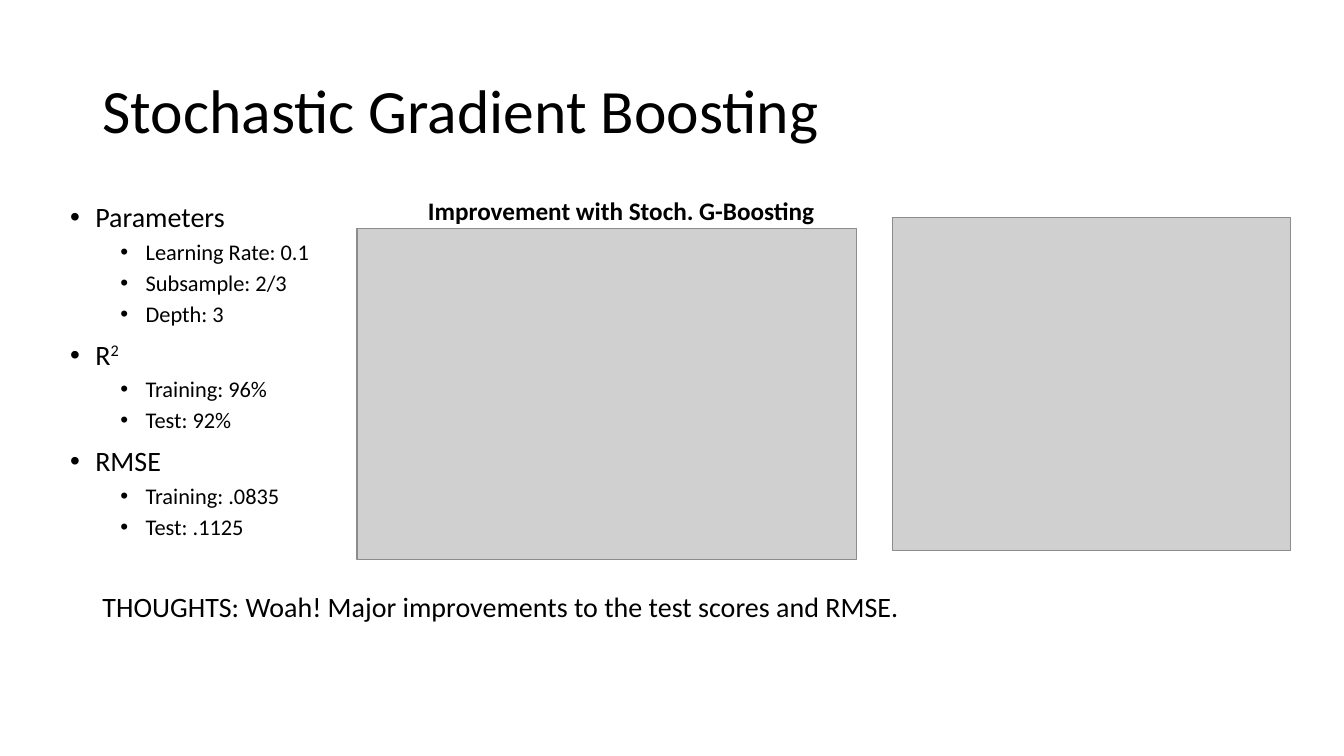
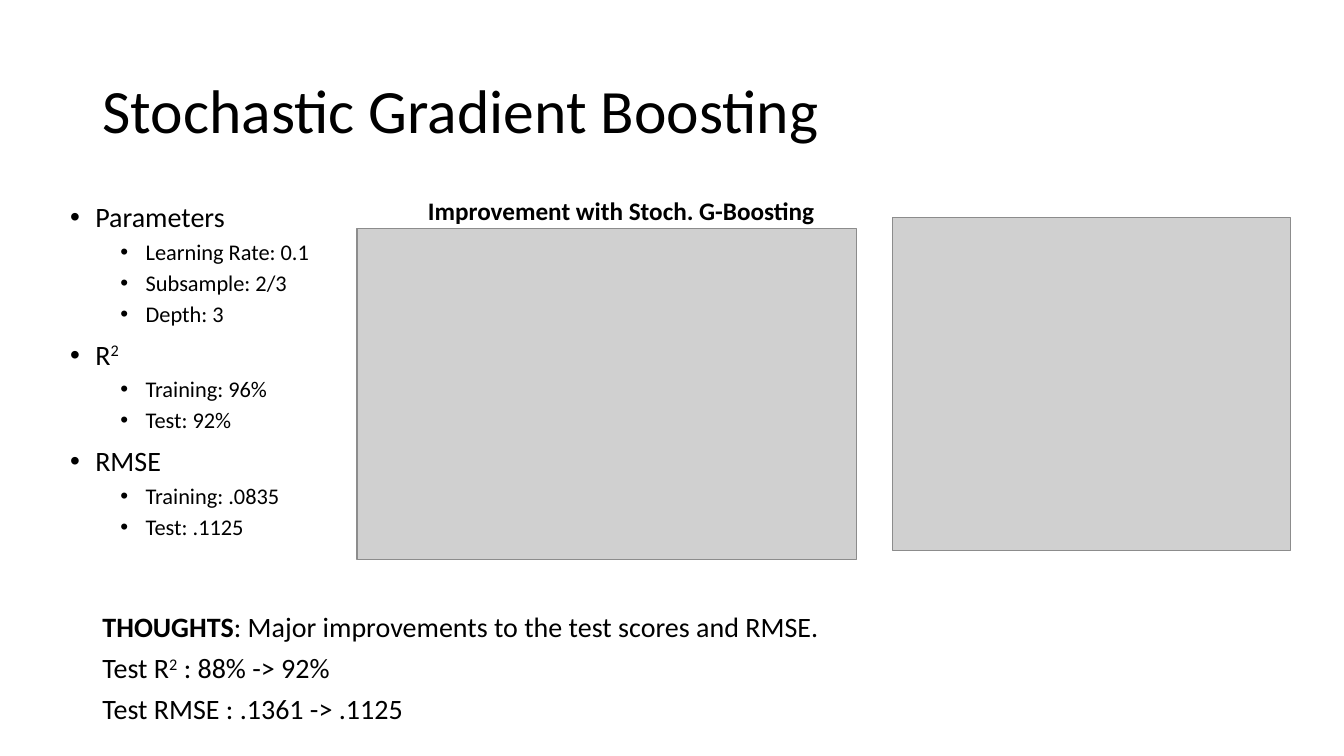
Before and after one commit to reflexiveprophecy/Kaggle_Predict_Ames_Iowa_Housing_Prices, a slide deck: slide 9 of Tree Based Models.pptx. Drawn at 1344x756 pixels with LibreOffice and Linux fonts; fonts in the diff are those of the drawing; grey boxes stand for pictures. Boxes give left, top, right and bottom in pixels: in the first picture for what was removed or moved away, otherwise in the second. Text is boxed around its words. In the diff, an @@ line names an element or a change of style, - is before the commit and + after.

```diff
--- a/Tree Based Models.pptx
+++ b/Tree Based Models.pptx
@@ text at <box>102,617,818,720</box>: text changed @@
-THOUGHTS: Woah! Major improvements to the test scores and RMSE.
+THOUGHTS: Major improvements to the test scores and RMSE.
+Test R2 : 88% -> 92%
+Test RMSE : .1361 -> .1125
```
Also in this commit, not shown: 2 other slides changed, 1 other file.
